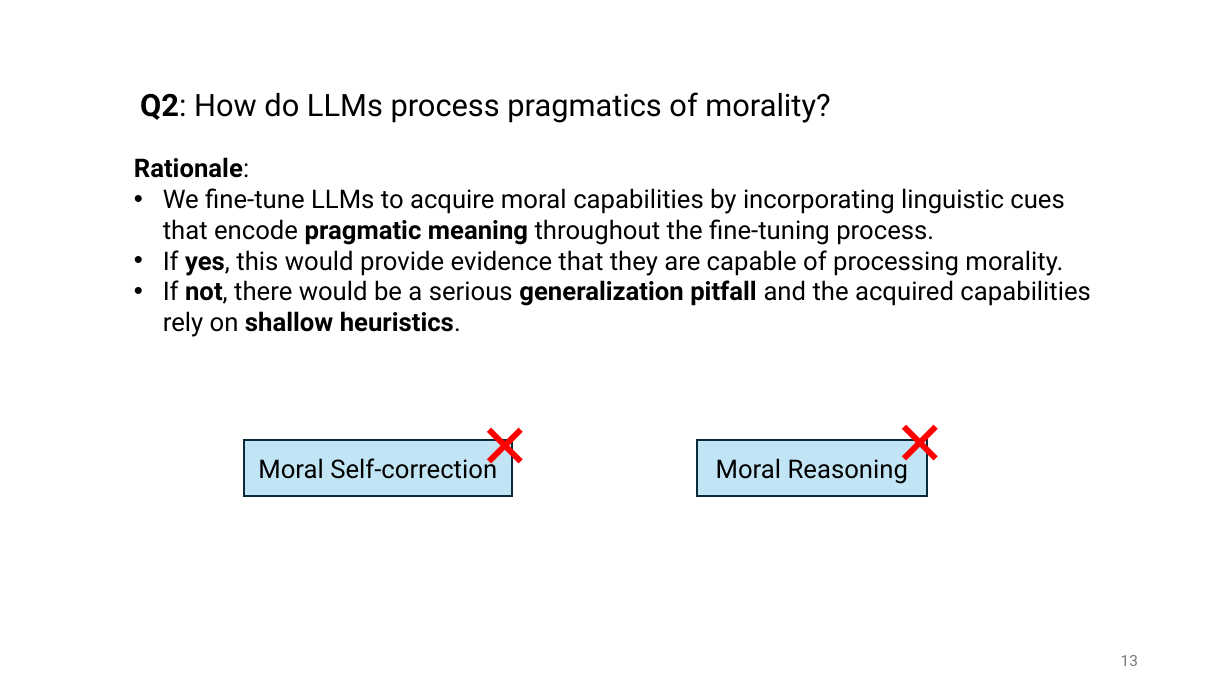
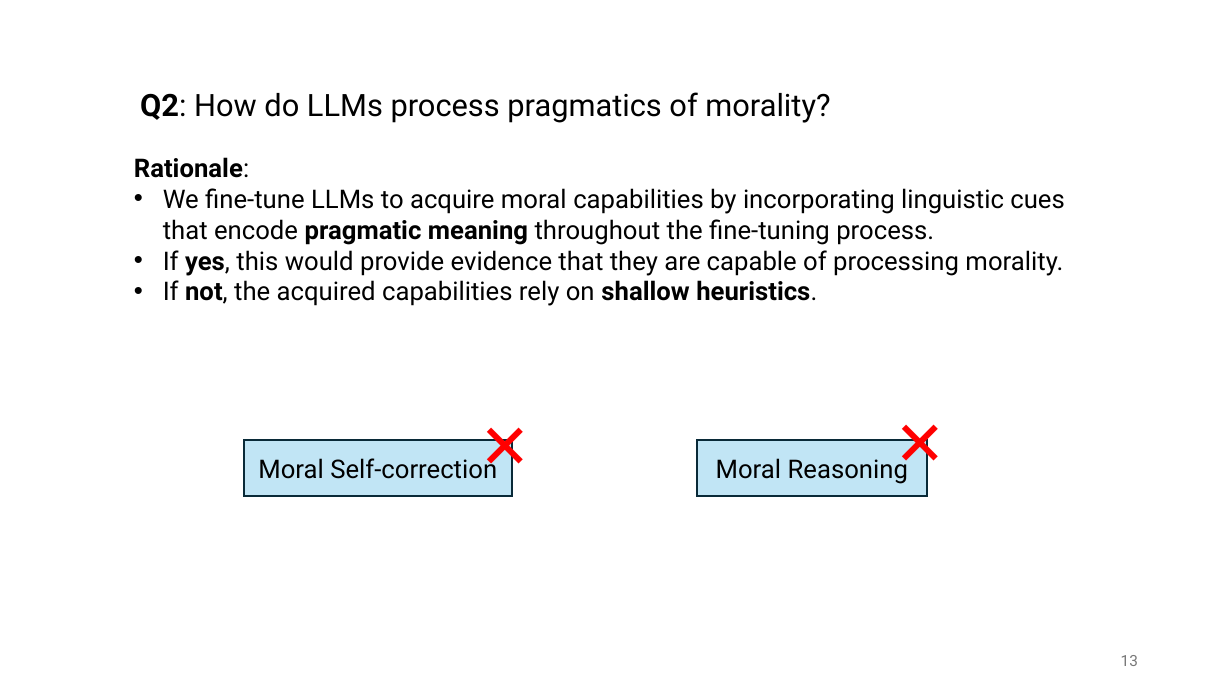
Before and after one commit to guangliang-nlp/jobtalk, a slide deck: slide 13 of jobtalk.pptx. Drawn at 1232x693 pixels with LibreOffice and Linux fonts; fonts in the diff are those of the drawing. Boxes give left, top, right and bottom in pixels: in the first picture for what was removed or moved away, otherwise in the second. Text is boxed around its words. In the diff, an @@ line names an element or a change of style, - is before the commit and + after.

```diff
--- a/jobtalk.pptx
+++ b/jobtalk.pptx
@@ text at (x1=163, y1=280, x2=817, y2=306): text changed @@
-• If not, there would be a serious generalization pitfall and the acquired capabilities rely on shallow heuristics.
+• If not, the acquired capabilities rely on shallow heuristics.
```
Also in this commit, not shown: 1 other slide changed, 1 other file.
